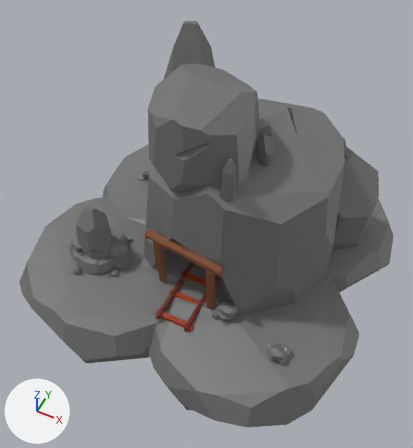
An edit to the FBX model Assets/Models/World/LocationCave/Cave.fbx, drawn before and after from the same camera.
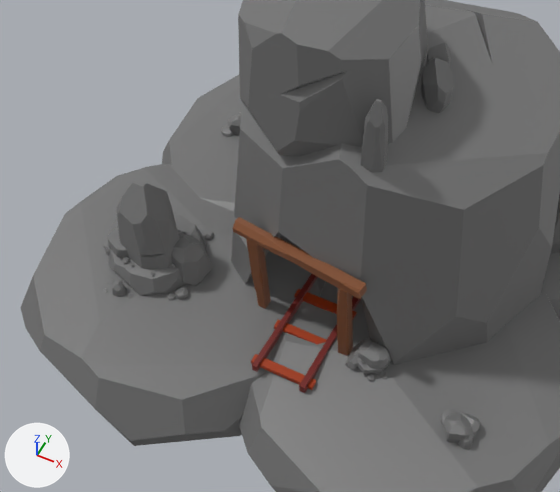
Each version is shown whole from a camera (50 mm lens) standing at (262.0, -473.0, 676.0) and looking at (25.0, 0.0, 85.0), then close up on the part from 2% to 82% of the width and 22% to 87% of the height. Lighting does not change. The marker at lower left points along +X, +Y and +Z. Where no turn or scale is listed for an object, it has been applied to the vertices.

The older version as bpy lines, for what is in view:
```python
me_cube_010 = bpy.data.meshes.new('Cube.010')
me_cube_010.from_pydata(...)  # 56 vertices, 42 faces; spans x -28.0..28.0, y -4.0..222.0, z -2.0..2.0
me_cube_010.materials.append(mat_material_002)  # brown #a3380a
me_cylinder_006 = bpy.data.meshes.new('Cylinder.006')
me_cylinder_006.from_pydata(...)  # 176 vertices, 96 faces; spans x -20.4..10.7, y -13.3..17.4, z 1.4..26.1
me_cylinder_006.materials.append(mat_pedra_006)  # grey #747474
me_cylinder_008 = bpy.data.meshes.new('Cylinder.008')
me_cylinder_008.from_pydata(...)  # 1324 vertices, 720 faces; spans x -56.0..49.2, y -48.9..47.4, z -6.2..97.5
me_cylinder_008.materials.append(mat_pedra_002)  # grey #747474
me_cylinder_016 = bpy.data.meshes.new('Cylinder.016')
me_cylinder_016.from_pydata(...)  # 1228 vertices, 670 faces; spans x -21.2..17.3, y -17.4..21.7, z -11.2..23.8
me_cylinder_016.materials.append(mat_pedra_005)  # grey #747474
me_cylinder_021 = bpy.data.meshes.new('Cylinder.021')
me_cylinder_021.from_pydata(...)  # 176 vertices, 96 faces; spans x -15.4..15.3, y -10.8..18.0, z 1.6..25.9
me_cylinder_021.materials.append(mat_pedra_006)  # grey #747474
ob_big_stone = bpy.data.objects.new('big stone', me_cylinder_008)
ob_big_stone.location = (-116.9, -66.5, 15.5)
ob_rails = bpy.data.objects.new('Rails', me_cube_010)
ob_rails.location = (34.8, -115.8, 11.5)
ob_small_stone = bpy.data.objects.new('small stone', me_cylinder_006)
ob_small_stone.location = (-136.1, 110.5, 4.3)
ob_stone = bpy.data.objects.new('stone', me_cylinder_021)
ob_stone.location = (178.3, -105.7, 5.9)
ob_stone_001 = bpy.data.objects.new('stone.001', me_cylinder_016)
ob_stone_001.location = (95.3, -77.4, 16.0)
# also in view: 'Wooden beams' at (29.0, 12.0, 62.0); 'Sleepers' at (35.0, 7.0, 13.0); 'Cave' at (61.0, 78.0, 152.0); 'Base' at (14.0, 44.0, -24.0)
```
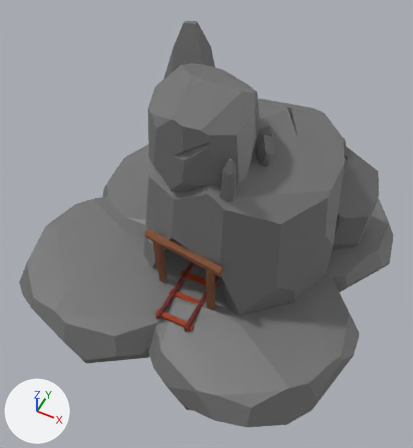
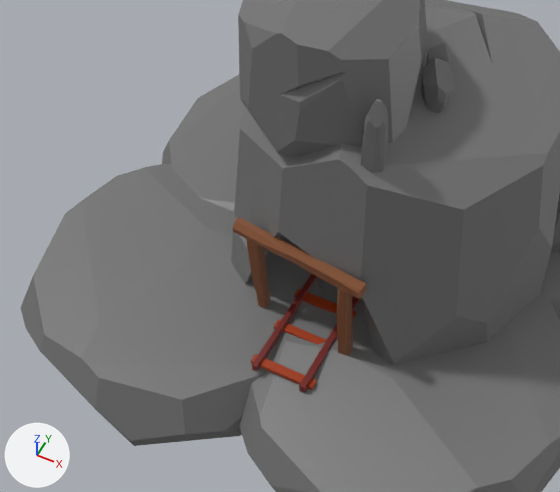
The newer file is also rescaled (x0.1) as a whole; pictures and numbers use the older file's frame.

Patch to the scene script:
```diff
--- a/Assets/Models/World/LocationCave/Cave.fbx.py
+++ b/Assets/Models/World/LocationCave/Cave.fbx.py
@@ ob_stone @@
-ob_stone = bpy.data.objects.new('stone', me_cylinder_021)
-ob_stone.location = (178.3, -105.7, 5.9)
@@ ob_small_stone @@
-ob_small_stone = bpy.data.objects.new('small stone', me_cylinder_006)
-ob_small_stone.location = (-136.1, 110.5, 4.3)
@@ ob_big_stone @@
-ob_big_stone = bpy.data.objects.new('big stone', me_cylinder_008)
-ob_big_stone.location = (-116.9, -66.5, 15.5)
@@ ob_stone_001 @@
-ob_stone_001 = bpy.data.objects.new('stone.001', me_cylinder_016)
-ob_stone_001.location = (95.3, -77.4, 16.0)
```

What differs and where, as boxes (x1, y1, x2, y2) in the close-ups (560 x 492 px):
'big stone', deleted: before (102, 180, 214, 300)
'stone.001', deleted: before (345, 335, 391, 381)
'stone', deleted: before (440, 409, 480, 450)
'small stone', deleted: before (221, 112, 242, 137)
